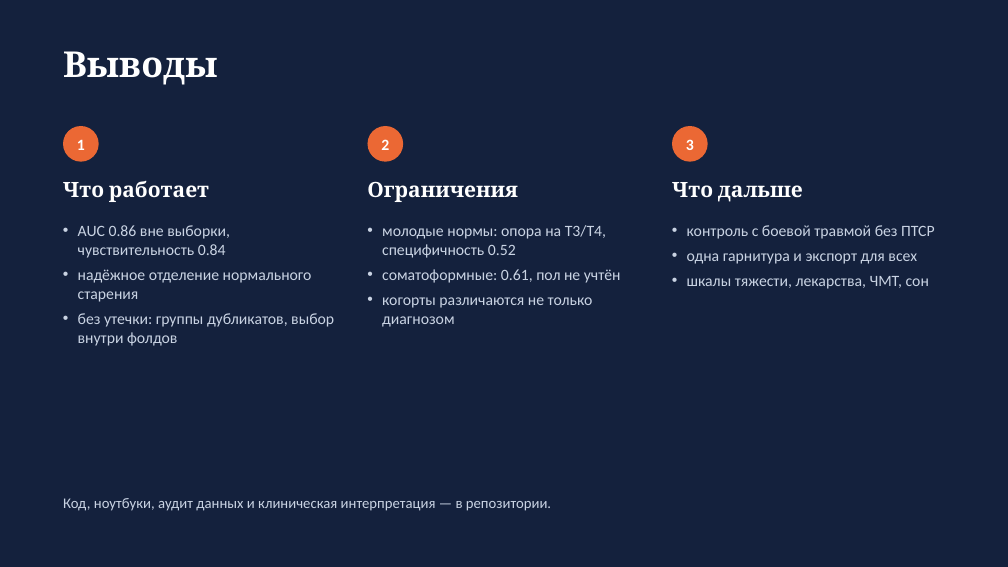
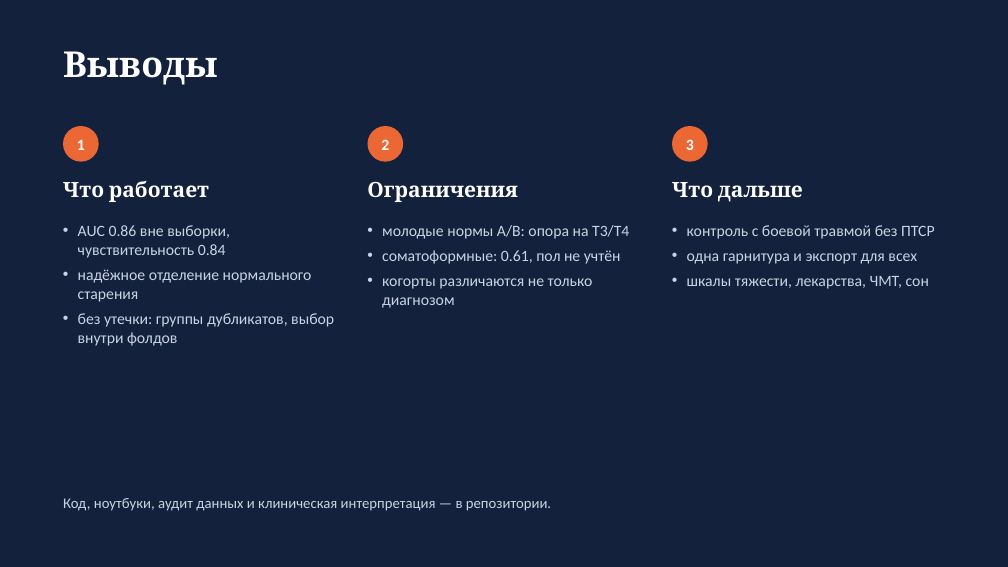
Before and after one commit to igor688-hub/neurodiagnosis-eeg, a slide deck: slide 11 of report/presentation.pptx. Drawn at 1008x567 pixels with LibreOffice and Linux fonts; fonts in the diff are those of the drawing. Boxes give left, top, right and bottom in pixels: in the first picture for what was removed or moved away, otherwise in the second. Text is boxed around its words. In the diff, an @@ line names an element or a change of style, - is before the commit and + after.

```diff
--- a/report/presentation.pptx
+++ b/report/presentation.pptx
@@ text at (382, 225, 629, 239): text changed @@
-• молодые нормы: опора на T3/T4, специфичность 0.52
+• молодые нормы A/B: опора на T3/T4
```
Also in this commit, not shown: 1 other slide changed, 2 other files.
